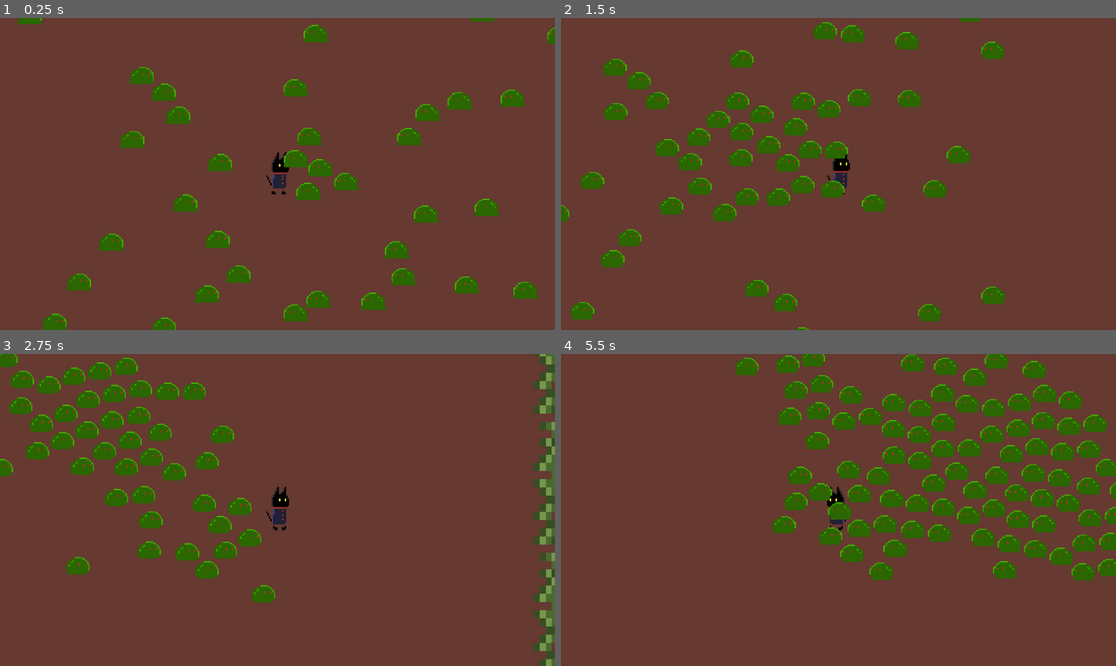
Above: before the commit, frames 1-4 (two rows, left to right).
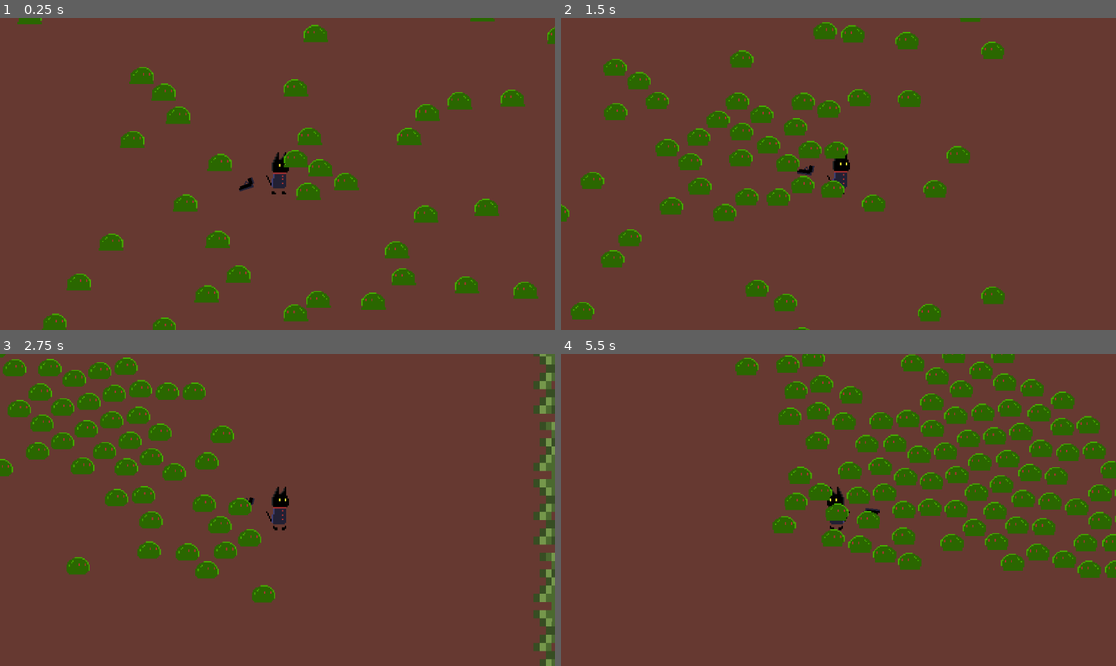
Above: after the commit, the same moments.

Repository: Neko-Lily/gamejam-game2
Game: Godot game, scene res://main.tscn
The game is run twice, just before and just after one commit, with the same random seed, the same clock (stepped at 60 frames per second) and the same inputs.
Inputs (mouse positions are in pixels of both pictures, inside the frame that each line leads up to):
- Up to frame 1 (0.25 s): no input
- Up to frame 2 (1.5 s): tap Enter at 0.5 s; move the mouse to (960, 158) at 0.52 s; hold D (move_right) 0.53-1.28 s; click (960, 158) at 0.67 s; move the mouse to (727, 189) at 1.27 s; hold S (move_down) from 1.28 s (still down)
- Up to frame 3 (2.75 s): move the mouse to (333, 441) at 2.02 s; release S (move_down) at 2.03 s; hold D (move_right) from 2.03 s (still down)
- Up to frame 4 (5.5 s): move the mouse to (810, 572) at 2.77 s; release D (move_right) at 2.78 s; hold W (move_up) 2.78-3.53 s; click (810, 572) at 2.92 s; move the mouse to (1005, 556) at 3.52 s; hold A (move_left) 3.53-5.03 s; move the mouse to (672, 463) at 4.27 s; move the mouse to (866, 510) at 5.02 s; hold S (move_down) from 5.03 s (still down); click (866, 510) at 5.17 s

The runs differ from the first frame. In frame 1, less than 0.1% of the frame differs, in the area x 43-46%, y 51-56%; in frame 2, less than 0.1%; in frame 3, 1.7%; in frame 4, 14%, in the area x 46-100%, y 0-73%.

Commit message:
made base script for pistol weapon and added pistol

Diff:
--- a/godot-wild-jam-84/entities/enemies/slime/scene/slime.tscn
+++ b/godot-wild-jam-84/entities/enemies/slime/scene/slime.tscn
@@ -1,10 +1,7 @@
-[gd_scene load_steps=11 format=3 uid="uid://dlfa7fhl8msim"]
+[gd_scene load_steps=10 format=3 uid="uid://dlfa7fhl8msim"]
 
 [ext_resource type="Script" uid="uid://boj3adgef4aas" path="res://entities/enemies/slime/script/enemy.gd" id="1_6bead"]
 [ext_resource type="Texture2D" uid="uid://c26wqsqu6pite" path="res://entities/enemies/slime/sprite/slime-enemy.png" id="2_vppn0"]
-
-[sub_resource type="CircleShape2D" id="CircleShape2D_6bead"]
-radius = 54.3895
 
 [sub_resource type="AtlasTexture" id="AtlasTexture_atu11"]
 atlas = ExtResource("2_vppn0")
@@ -61,13 +58,6 @@
 script = ExtResource("1_6bead")
 SPEED = 150
 
-[node name="Area2D" type="Area2D" parent="."]
-collision_layer = 8
-collision_mask = 8
-
-[node name="CollisionShape2D" type="CollisionShape2D" parent="Area2D"]
-shape = SubResource("CircleShape2D_6bead")
-
 [node name="AnimatedSprite2D" type="AnimatedSprite2D" parent="."]
 texture_filter = 1
 scale = Vector2(4, 4)
@@ -78,5 +68,3 @@
 
 [node name="CollisionShape2D" type="CollisionShape2D" parent="."]
 shape = SubResource("CircleShape2D_nbk6u")
-
-[connection signal="body_entered" from="Area2D" to="." method="_on_area_2d_body_entered"]
--- a/godot-wild-jam-84/entities/enemies/slime/script/enemy.gd
+++ b/godot-wild-jam-84/entities/enemies/slime/script/enemy.gd
@@ -31,5 +31,7 @@
 		sprite.play("default")
 
 
-func _on_area_2d_body_entered(body: Node2D) -> void:
-	pass
+func take_damage():
+	health -= 1
+	if health == 0:
+		queue_free()
--- a/godot-wild-jam-84/entities/player/scene/player.tscn
+++ b/godot-wild-jam-84/entities/player/scene/player.tscn
@@ -1,11 +1,9 @@
-[gd_scene load_steps=15 format=3 uid="uid://bkhfiskncyhjd"]
+[gd_scene load_steps=16 format=3 uid="uid://bkhfiskncyhjd"]
 
 [ext_resource type="Script" uid="uid://cy2tmy6mynyn0" path="res://entities/player/scripts/player.gd" id="1_5gr5v"]
 [ext_resource type="Texture2D" uid="uid://dg483lvh87dei" path="res://entities/player/sprite/idle-player.png" id="2_5gr5v"]
 [ext_resource type="Texture2D" uid="uid://c2enh5ylokehy" path="res://entities/player/sprite/moving-player.png" id="3_apncy"]
-
-[sub_resource type="CircleShape2D" id="CircleShape2D_5gr5v"]
-radius = 65.0077
+[ext_resource type="PackedScene" uid="uid://cqn1y8btpfm70" path="res://weapons/guns/pistol/scene/pistol.tscn" id="4_qhr48"]
 
 [sub_resource type="AtlasTexture" id="AtlasTexture_apncy"]
 atlas = ExtResource("2_5gr5v")
@@ -83,14 +81,15 @@
 "speed": 5.0
 }]
 
+[sub_resource type="CapsuleShape2D" id="CapsuleShape2D_qhr48"]
+radius = 19.2668
+height = 98.0
+
 [node name="player" type="CharacterBody2D" groups=["Player"]]
 texture_filter = 1
-collision_mask = 0
+collision_mask = 16
 motion_mode = 1
 script = ExtResource("1_5gr5v")
-
-[node name="CollisionShape2D" type="CollisionShape2D" parent="."]
-shape = SubResource("CircleShape2D_5gr5v")
 
 [node name="AnimatedSprite2D" type="AnimatedSprite2D" parent="."]
 scale = Vector2(3.5, 3.5)
@@ -98,3 +97,10 @@
 animation = &"moving"
 autoplay = "default"
 frame_progress = 0.0124335
+
+[node name="CollisionShape2D" type="CollisionShape2D" parent="."]
+position = Vector2(-4.76837e-07, -2.38419e-07)
+scale = Vector2(1.19376, 0.857448)
+shape = SubResource("CapsuleShape2D_qhr48")
+
+[node name="Pistol" parent="." instance=ExtResource("4_qhr48")]
--- a/godot-wild-jam-84/level/scene/level.tscn
+++ b/godot-wild-jam-84/level/scene/level.tscn
@@ -19,12 +19,16 @@
 [node name="border-top" type="StaticBody2D" parent="."]
 position = Vector2(0, -481)
 rotation = 3.14159
+collision_layer = 16
+collision_mask = 0
 
 [node name="CollisionShape2D" type="CollisionShape2D" parent="border-top"]
 shape = SubResource("WorldBoundaryShape2D_d1uj5")
 
 [node name="border-bottom" type="StaticBody2D" parent="."]
 position = Vector2(0, 480)
+collision_layer = 16
+collision_mask = 0
 
 [node name="CollisionShape2D" type="CollisionShape2D" parent="border-bottom"]
 shape = SubResource("WorldBoundaryShape2D_iy2u8")
@@ -32,6 +36,8 @@
 [node name="border-left" type="StaticBody2D" parent="."]
 position = Vector2(-960, 0)
 rotation = 1.5708
+collision_layer = 16
+collision_mask = 0
 
 [node name="CollisionShape2D" type="CollisionShape2D" parent="border-left"]
 shape = SubResource("WorldBoundaryShape2D_s6tnn")
@@ -39,6 +45,8 @@
 [node name="border-right" type="StaticBody2D" parent="."]
 position = Vector2(961, 0)
 rotation = -1.5708
+collision_layer = 16
+collision_mask = 0
 
 [node name="CollisionShape2D" type="CollisionShape2D" parent="border-right"]
 shape = SubResource("WorldBoundaryShape2D_cbjn4")
--- a/godot-wild-jam-84/main.tscn
+++ b/godot-wild-jam-84/main.tscn
@@ -12,6 +12,7 @@
 
 [node name="player" parent="Level" instance=ExtResource("2_0xm2m")]
 scale = Vector2(0.666667, 0.5)
+platform_floor_layers = 0
 speed = 500.0
 
 [node name="Camera2D" type="Camera2D" parent="Level/player"]
--- a/godot-wild-jam-84/project.godot
+++ b/godot-wild-jam-84/project.godot
@@ -38,9 +38,12 @@
 "res://level/scene/": "purple",
 "res://level/scripts/": "teal",
 "res://level/sound/": "pink",
+"res://weapons/guns/base-gun/scene/": "purple",
 "res://weapons/guns/bullet/scene/": "purple",
+"res://weapons/guns/bullet/script/": "teal",
 "res://weapons/guns/bullet/sprite/": "orange",
 "res://weapons/guns/pistol/scene/": "purple",
+"res://weapons/guns/pistol/script/": "teal",
 "res://weapons/guns/pistol/sprite/": "orange",
 "res://weapons/guns/submachine/scene/": "purple",
 "res://weapons/guns/submachine/sprite/": "orange"
--- /dev/null
+++ b/godot-wild-jam-84/weapons/guns/base-gun/scene/base-gun.tscn
@@ -0,0 +1,6 @@
+[gd_scene load_steps=2 format=3 uid="uid://df2ip2cnw3jlk"]
+
+[ext_resource type="Script" uid="uid://bymnwi174v4wy" path="res://weapons/guns/base-gun/script/base_gun.gd" id="1_778di"]
+
+[node name="Base-gun" type="Node2D"]
+script = ExtResource("1_778di")
--- /dev/null
+++ b/godot-wild-jam-84/weapons/guns/base-gun/scene/enemy_detection.gd
@@ -0,0 +1,11 @@
+extends Area2D
+var targets
+
+# Called when the node enters the scene tree for the first time.
+func _ready() -> void:
+	pass # Replace with function body.
+
+
+# Called every frame. 'delta' is the elapsed time since the previous frame.
+func _physics_process(delta: float) -> void:
+	targets = get_overlapping_bodies()
--- /dev/null
+++ b/godot-wild-jam-84/weapons/guns/base-gun/script/base_gun.gd
@@ -0,0 +1,41 @@
+class_name BaseGun
+extends Node2D
+
+var attack_range: float:
+	set(new_value):
+		print('setting')
+		attack_range = new_value
+	get:
+		print('reading')
+		return attack_range
+var hit_box: CollisionShape2D:
+	set(new_value):
+		print('setting')
+		hit_box = new_value
+	get:
+		print("get")
+		return hit_box
+var shoot_point: Marker2D
+
+func _ready() -> void:
+	# Example on how to set up attack range for the weapons built with this script
+	#
+	# set("attack_range", 1000)
+	# hit_box.shape.set_radius(get("attack_range"))
+	# print(hit_box.shape.radius)
+	pass
+
+func _physics_process(delta: float) -> void:
+	pass
+
+func change_attack_range(new_attack_range):
+	set("attack_range", new_attack_range)
+	hit_box.shape.set_radius(get("attack_range"))
+	print(hit_box.shape.radius)
+
+func shoot():
+	const BULLET = preload("res://weapons/guns/bullet/scene/bullet.tscn")
+	var new_bullet = BULLET.instantiate()
+	new_bullet.global_position = shoot_point.global_position
+	new_bullet.global_rotation = shoot_point.global_rotation
+	shoot_point.add_child(new_bullet)
--- /dev/null
+++ b/godot-wild-jam-84/weapons/guns/bullet/scene/bullet.tscn
@@ -0,0 +1,24 @@
+[gd_scene load_steps=4 format=3 uid="uid://bt6au7ib6me4d"]
+
+[ext_resource type="Script" uid="uid://mvqtwbxmbau3" path="res://weapons/guns/bullet/script/bullet.gd" id="1_y3s7j"]
+[ext_resource type="Texture2D" uid="uid://c00k08rtuw3di" path="res://weapons/guns/bullet/sprite/bullet.png" id="2_7byqx"]
+
+[sub_resource type="CircleShape2D" id="CircleShape2D_ej7cb"]
+radius = 3.0
+
+[node name="Bullet" type="Area2D"]
+top_level = true
+scale = Vector2(2, 2)
+collision_layer = 0
+collision_mask = 4
+script = ExtResource("1_y3s7j")
+
+[node name="CollisionShape2D" type="CollisionShape2D" parent="."]
+position = Vector2(0, -0.5)
+shape = SubResource("CircleShape2D_ej7cb")
+
+[node name="Sprite2D" type="Sprite2D" parent="."]
+texture_filter = 1
+texture = ExtResource("2_7byqx")
+
+[connection signal="body_entered" from="." to="." method="_on_body_entered"]
--- /dev/null
+++ b/godot-wild-jam-84/weapons/guns/bullet/script/bullet.gd
@@ -0,0 +1,20 @@
+extends Area2D
+class_name bullet
+
+var bullet_speed = 1000
+var travelled_distance = 0
+
+func _physics_process(delta: float) -> void:
+	const MAX_RANGE = 1200
+	var direction = Vector2.RIGHT.rotated(rotation)
+	position += direction * bullet_speed * delta
+
+	travelled_distance += bullet_speed * delta
+	if travelled_distance > MAX_RANGE:
+		queue_free()
+
+
+func _on_body_entered(body: Node2D) -> void:
+	queue_free()
+	if body.has_method("take_damage"):
+		body.take_damage()
--- /dev/null
+++ b/godot-wild-jam-84/weapons/guns/pistol/scene/pistol.tscn
@@ -0,0 +1,40 @@
+[gd_scene load_steps=5 format=3 uid="uid://cqn1y8btpfm70"]
+
+[ext_resource type="Script" uid="uid://b05ak287tjjic" path="res://weapons/guns/pistol/script/pistol.gd" id="1_1ck7l"]
+[ext_resource type="PackedScene" uid="uid://df2ip2cnw3jlk" path="res://weapons/guns/base-gun/scene/base-gun.tscn" id="2_d7wsu"]
+[ext_resource type="Texture2D" uid="uid://b44yg8d1vco00" path="res://weapons/guns/pistol/sprite/gun.png" id="3_dnhen"]
+
+[sub_resource type="CircleShape2D" id="CircleShape2D_1ck7l"]
+
+[node name="Pistol" type="Node2D" node_paths=PackedStringArray("detection")]
+script = ExtResource("1_1ck7l")
+detection = NodePath("enemy_detection")
+
+[node name="enemy_detection" type="Area2D" parent="."]
+collision_layer = 0
+collision_mask = 0
+
+[node name="hit_box" type="CollisionShape2D" parent="enemy_detection"]
+shape = SubResource("CircleShape2D_1ck7l")
+debug_color = Color(0.948907, 0.109893, 0.49762, 0.42)
+
+[node name="Base-gun" parent="." instance=ExtResource("2_d7wsu")]
+
+[node name="pivot" type="Marker2D" parent="."]
+unique_name_in_owner = true
+position = Vector2(-4, 0)
+
+[node name="Sprite2D" type="Sprite2D" parent="pivot"]
+texture_filter = 1
+position = Vector2(81, 0)
+scale = Vector2(4, 4)
+texture = ExtResource("3_dnhen")
+
+[node name="shoot-point" type="Marker2D" parent="pivot"]
+unique_name_in_owner = true
+position = Vector2(102, -8)
+
+[node name="Timer" type="Timer" parent="."]
+autostart = true
+
+[connection signal="timeout" from="Timer" to="." method="_on_timer_timeout"]
--- /dev/null
+++ b/godot-wild-jam-84/weapons/guns/pistol/script/pistol.gd
@@ -0,0 +1,31 @@
+extends BaseGun
+var base_gun = preload("res://weapons/guns/base-gun/script/base_gun.gd")
+var instance_base_gun = base_gun.new()
+
+@onready var new_hit_box: CollisionShape2D = $enemy_detection/hit_box
+@onready var new_shoot_point: Marker2D = %"shoot-point"
+@export var pistol_attack_range = 500
+@export var detection: Area2D
+@onready var pivot: Marker2D = %"pivot"
+
+@onready var attack_timer: Timer = $Timer
+var time_until_attack: float = 0.4
+
+
+func _ready():
+	instance_base_gun.set("hit_box", new_hit_box)
+	instance_base_gun.set("shoot_point", new_shoot_point)
+	attack_timer.set_wait_time(time_until_attack)
+	instance_base_gun.change_attack_range(pistol_attack_range)
+	detection.set_collision_mask_value(3, true)
+	#detection.set_collision_layer_value(3, true)
+
+func _physics_process(delta: float) -> void:
+	var targets = detection.get_overlapping_bodies()
+	if targets.size() > 0:
+		print(targets.size())
+		self.global_rotation = self.global_position.direction_to(targets[0].global_position).angle()
+
+
+func _on_timer_timeout() -> void:
+	instance_base_gun.shoot()
Not shown, added: godot-wild-jam-84/weapons/guns/base-gun/scene/enemy_detection.gd.uid
Not shown, added: godot-wild-jam-84/weapons/guns/base-gun/script/base_gun.gd.uid
Not shown, removed: godot-wild-jam-84/weapons/guns/bullet/scene/scene.txt
Not shown, added: godot-wild-jam-84/weapons/guns/bullet/script/bullet.gd.uid
Not shown, removed: godot-wild-jam-84/weapons/guns/bullet/sprite/sprite.txt
Not shown, removed: godot-wild-jam-84/weapons/guns/pistol/scene/scene.txt
Not shown, added: godot-wild-jam-84/weapons/guns/pistol/script/pistol.gd.uid
